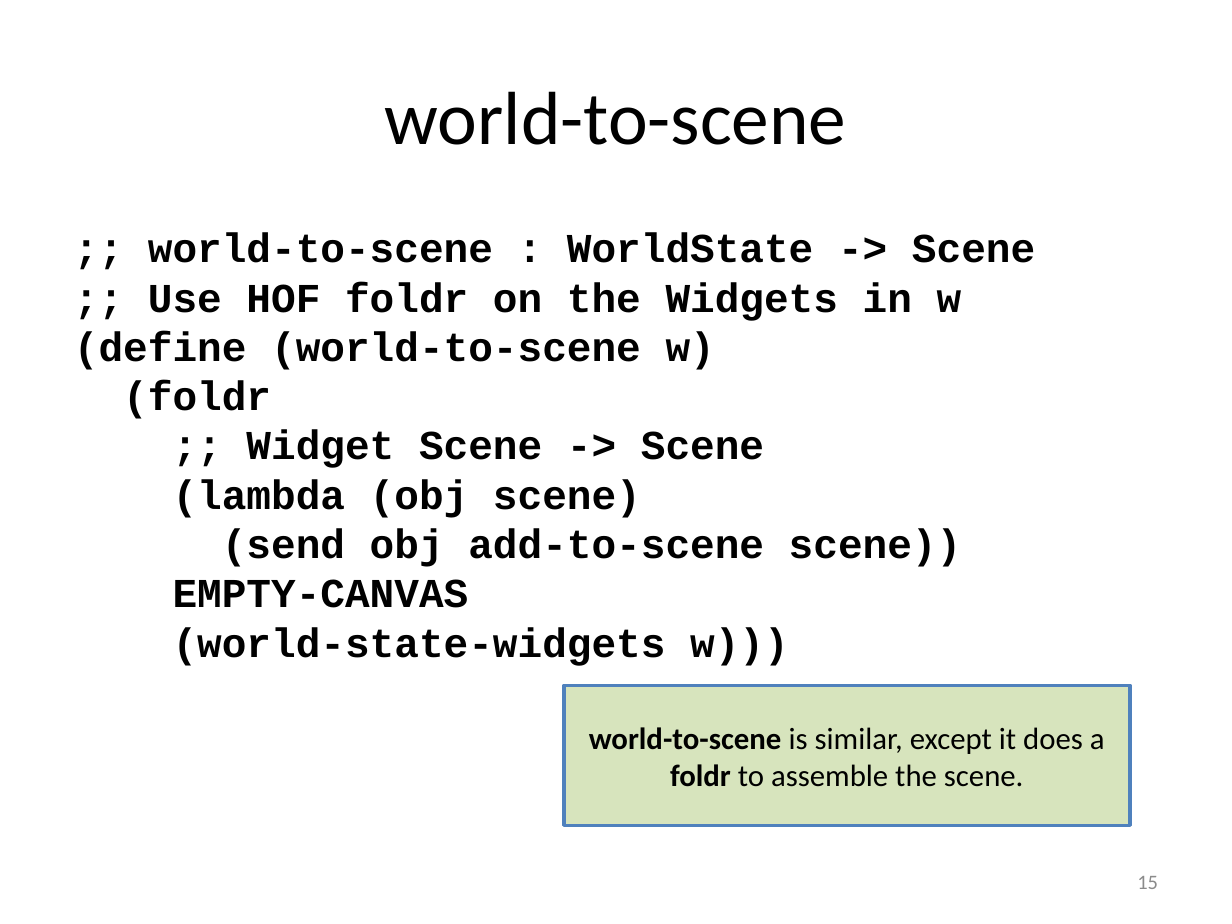
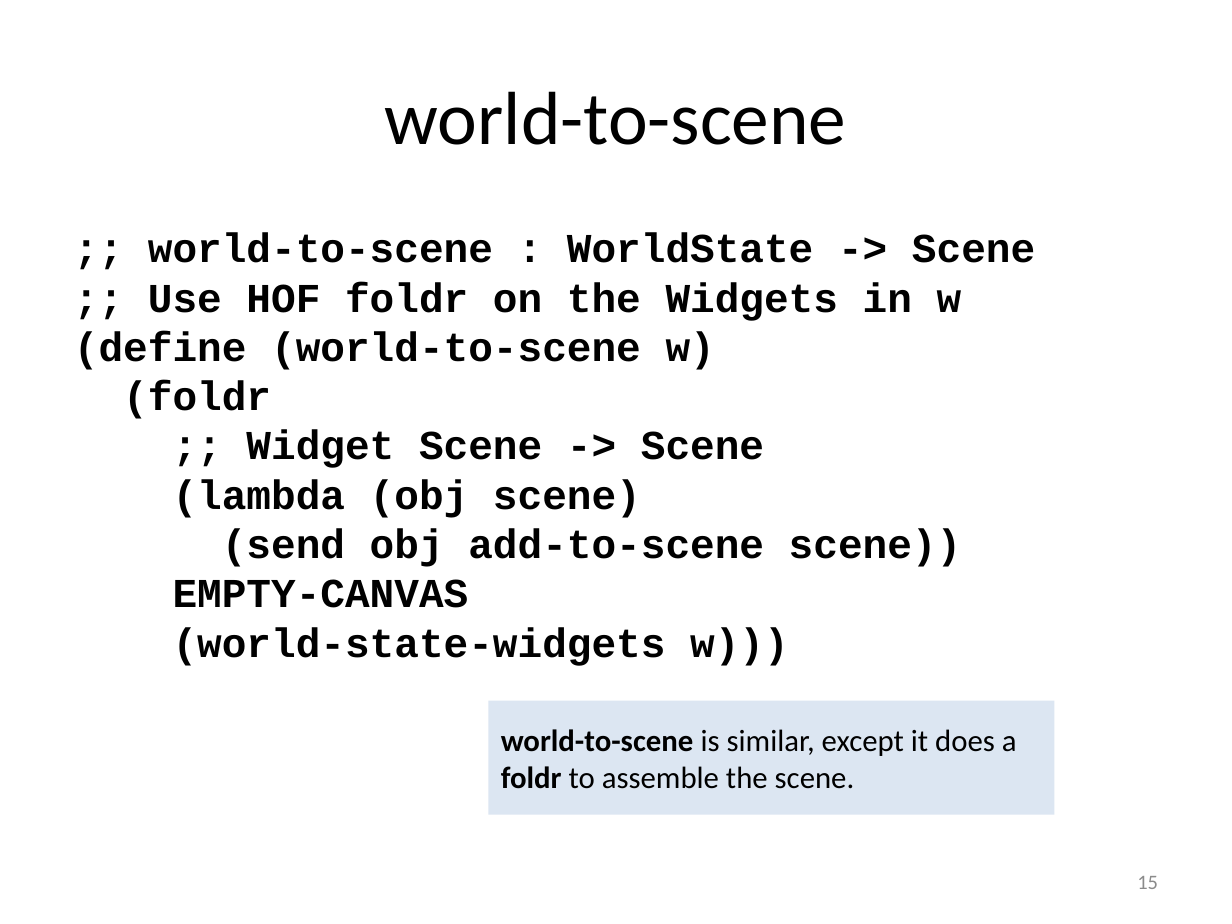
Before and after one commit to mwand/cs5010f16, a slide deck: slide 15 of Slides/Lesson 9.2 A Case Study- Space Invaders.pptx. Drawn at 1232x924 pixels with LibreOffice and Linux fonts; fonts in the diff are those of the drawing. Boxes give left, top, right and bottom in pixels: in the first picture for what was removed or moved away, otherwise in the second. Text is boxed around its words. In the diff, an @@ line names an element or a change of style, - is before the commit and + after.

```diff
--- a/Slides/Lesson 9.2 A Case Study- Space Invaders.pptx
+++ b/Slides/Lesson 9.2 A Case Study- Space Invaders.pptx
@@ rectangle "world-to-scene is similar, except it ..." resized from (x1=564, y1=685, x2=1130, y2=825) to (x1=489, y1=701, x2=1055, y2=814) @@
@@ rectangle "world-to-scene is similar, except it ..." at (x1=489, y1=701, x2=1055, y2=814): alignment centre to left; fill #D7E4BD to #DCE6F2; outline #4F81BD 2 pt to none @@
```
Also in this commit, not shown: 12 other slides changed, 9 other files.
